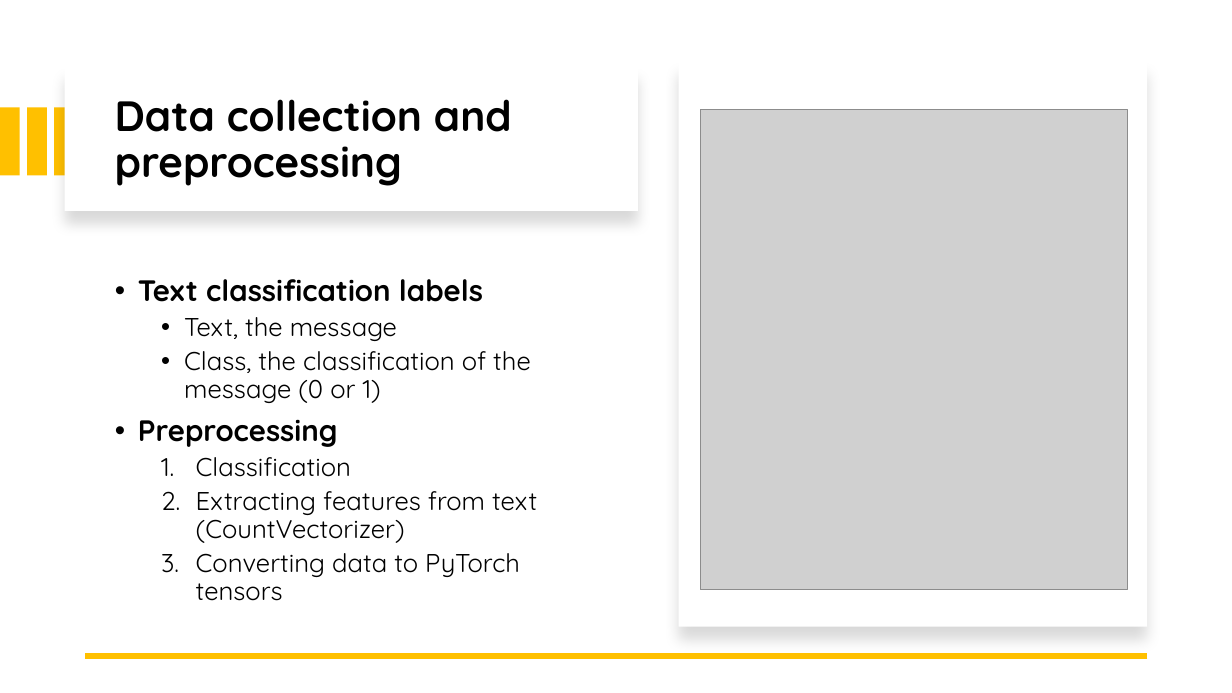
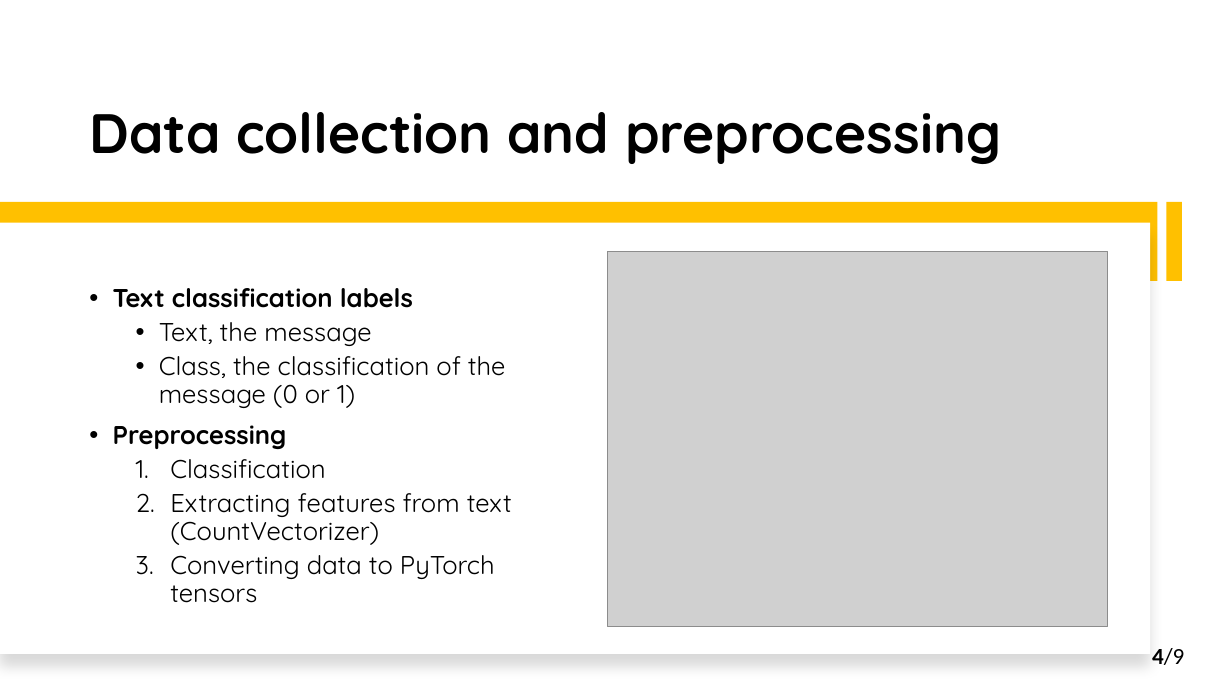
Before and after one commit to 0xbalazstoth/Projektmunka, a slide deck: slide 5 of publikacio/Artificial intelligence-based spam filtering with neurolinguistic approach using.pptx. Drawn at 1232x693 pixels with LibreOffice and Linux fonts; fonts in the diff are those of the drawing; grey boxes stand for pictures. Boxes give left, top, right and bottom in pixels: in the first picture for what was removed or moved away, otherwise in the second. Text is boxed around its words. In the diff, an @@ line names an element or a change of style, - is before the commit and + after.

```diff
--- a/publikacio/Artificial intelligence-based spam filtering with neurolinguistic approach using.pptx
+++ b/publikacio/Artificial intelligence-based spam filtering with neurolinguistic approach using.pptx
@@ title "Data collection and preprocessing": place and size @@
-title "Data collection and preprocessing" at <box>115,99,512,186</box>
+title "Data collection and preprocessing" at <box>89,112,1001,164</box>
@@ title "Data collection and preprocessing" at <box>89,112,1001,164</box>: size 33 to 43.2 pt; vertical alignment middle to bottom @@
@@ rectangle removed at <box>65,67,638,212</box> @@
@@ rectangle removed at <box>27,107,46,176</box> @@
@@ rectangle removed at <box>55,107,74,176</box> @@
@@ rectangle added at <box>0,202,1158,281</box>, fill #FFC000 @@
@@ rectangle at <box>1166,202,1182,281</box>: rotation 0 to 90 degrees @@
@@ rectangle: place and size @@
-rectangle at <box>679,62,1148,628</box>
+rectangle at <box>0,223,1151,654</box>
@@ text "Text classification labels": place and size @@
-text "Text classification labels" at <box>138,279,537,601</box>
+text "Text classification labels" at <box>113,288,512,603</box>
@@ picture: place and size @@
-picture at <box>701,109,1128,590</box>
+picture at <box>607,251,1108,627</box>
@@ text at <box>113,288,413,449</box>: size 23 to 20 pt in "Text classification labels", "Preprocessing" @@
@@ line removed from (1148, 656) to (85, 656) @@
@@ text added at <box>1152,648,1184,665</box>, 18 pt, text #000000 @@
+4/9
```
Also in this commit, not shown: 6 other slides changed, 3 slides added, 1 slide removed, 28 other files.
